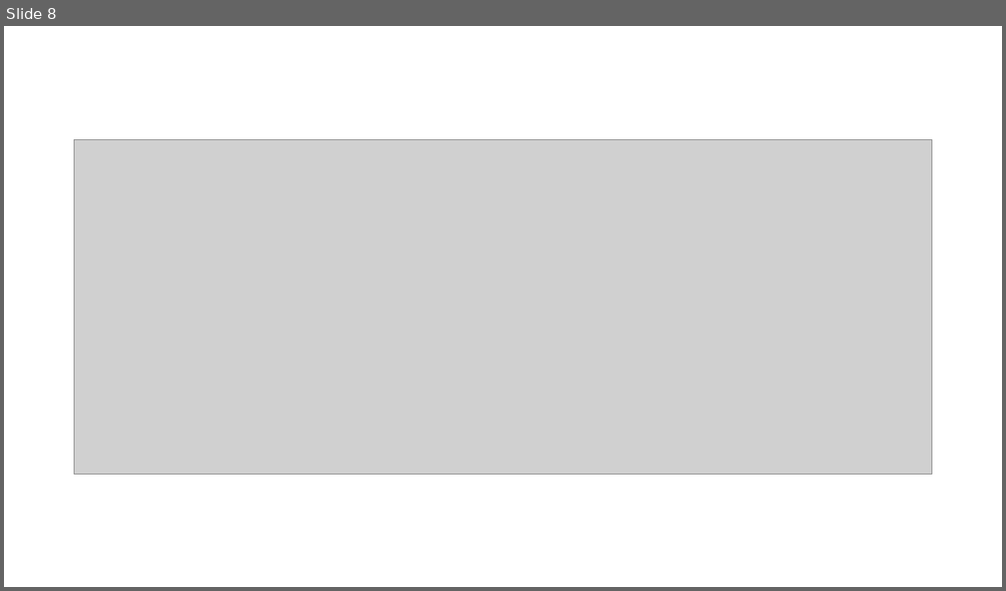
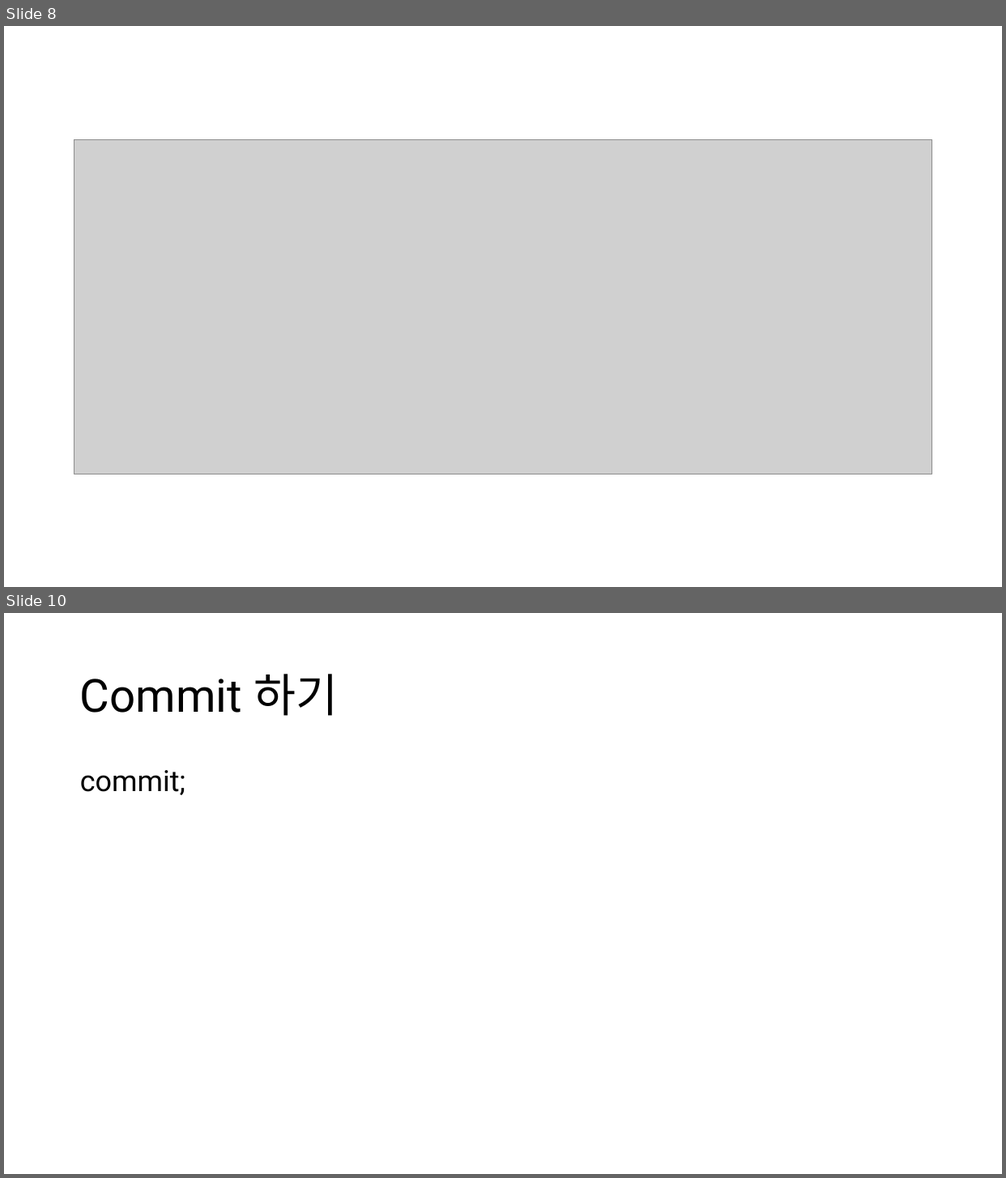
Before and after one commit to TaYaKi71751/gukbi, a slide deck: ppt/Oracle DB Project.pptx. Shown one above the other, each under a label of ours: slide 8 before the commit, slides 8 and 10 after it; the slides between them are not shown. The pictures are 1006x591 and 1006x1178 pixels, drawn with LibreOffice and Linux fonts; fonts in the diff are those of the drawing; grey boxes stand for pictures. Boxes give left, top, right and bottom in pixels: in the first picture for what was removed or moved away, otherwise in the second. Text is boxed around its words. In the diff, an @@ line names an element or a change of style, - is before the commit and + after.

```diff
--- a/ppt/Oracle DB Project.pptx
+++ b/ppt/Oracle DB Project.pptx
@@ slide 10 added at (x1=4, y1=613, x2=1002, y2=1174), background #FFFFFF @@
@@ title added at (x1=80, y1=674, x2=338, y2=716), 44 pt, text #000000 @@
+Commit 하기
@@ text added at (x1=80, y1=770, x2=185, y2=795), 28 pt, text #000000 @@
+commit;
```
Also in this commit, not shown: 4 slides changed, 1 other slide added, 1 slide removed, 18 other files.
